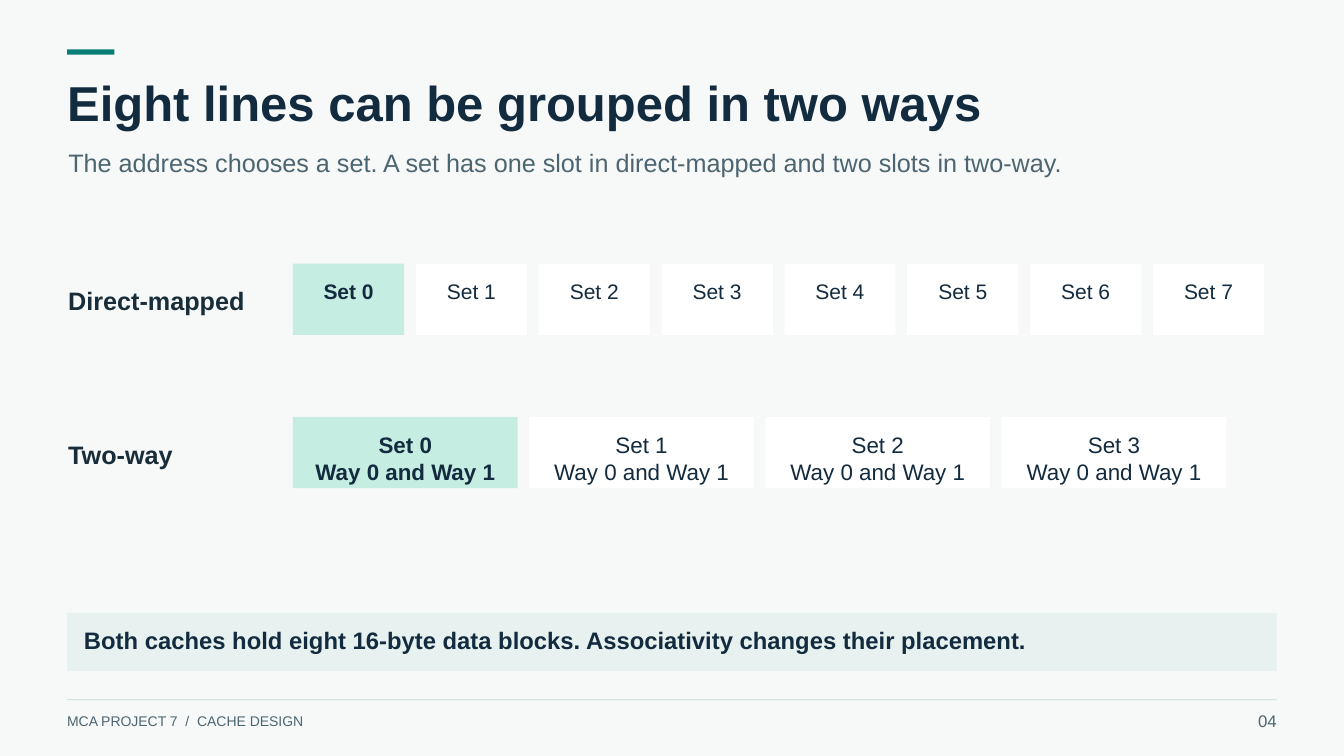
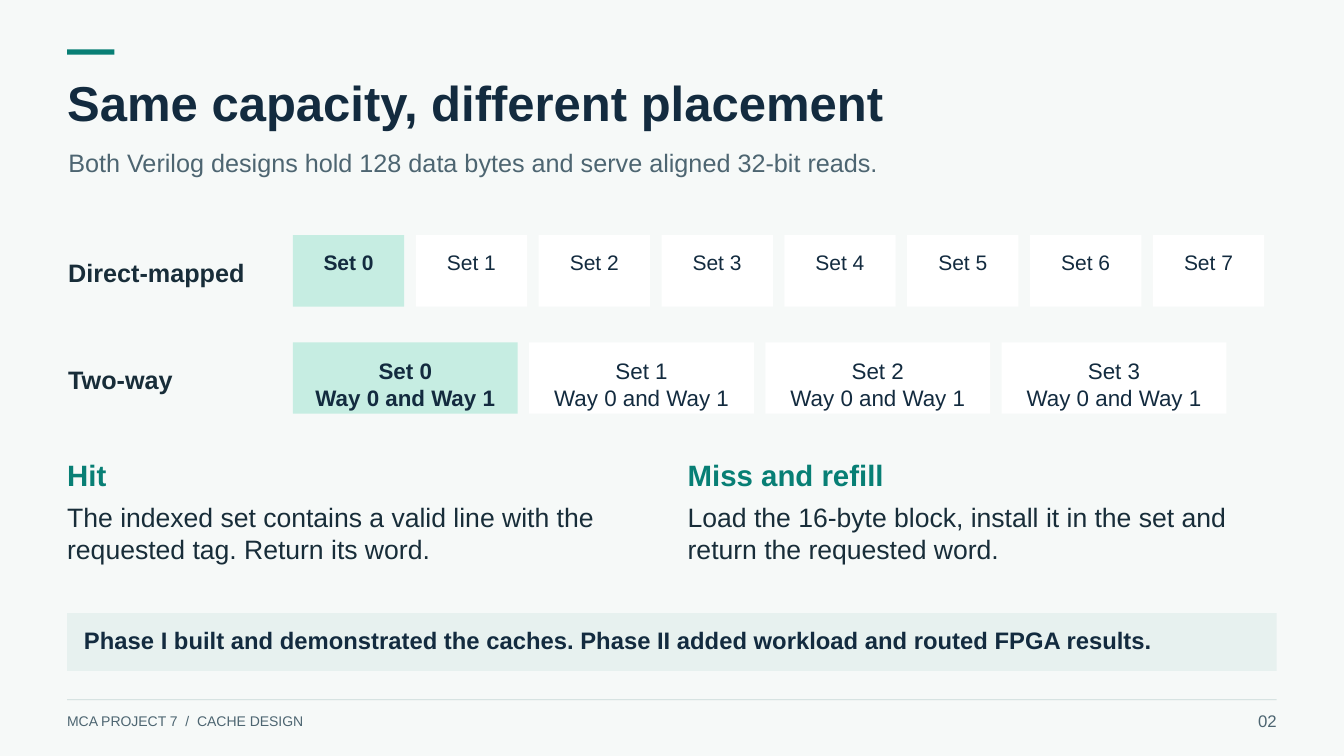
Before and after one commit to Kushal425/MCA-Project7-Team-5-1-MUX, a slide deck: slide 2 of phase2/presentation/MCA-Project7-Presentation.pptx (slide 4 before the commit). Drawn at 1344x756 pixels with LibreOffice and Linux fonts; fonts in the diff are those of the drawing. Boxes give left, top, right and bottom in pixels: in the first picture for what was removed or moved away, otherwise in the second. Text is boxed around its words. In the diff, an @@ line names an element or a change of style, - is before the commit and + after.

```diff
--- a/phase2/presentation/MCA-Project7-Presentation.pptx
+++ b/phase2/presentation/MCA-Project7-Presentation.pptx
@@ text at box(67, 85, 883, 131): text changed @@
-Eight lines can be grouped in two ways
+Same capacity, different placement
@@ text at box(68, 153, 878, 177): text changed @@
-The address chooses a set. A set has one slot in direct-mapped and two slots in two-way.
+Both Verilog designs hold 128 data bytes and serve aligned 32-bit reads.
@@ 9 texts, 8 rectangles: place and size @@
-9 texts, 8 rectangles at box(68, 263, 1264, 335)
+9 texts, 8 rectangles at box(68, 235, 1264, 307)
@@ 5 texts, 4 rectangles: place and size @@
-5 texts, 4 rectangles at box(68, 417, 1227, 489)
+5 texts, 4 rectangles at box(68, 343, 1227, 414)
@@ text added at box(67, 464, 106, 487), 21 pt, text #087F75, bold @@
+Hit
@@ text added at box(688, 464, 884, 487), 21 pt, text #087F75, bold @@
+Miss and refill
@@ text added at box(67, 507, 594, 564), 19 pt, text #182D39 @@
+The indexed set contains a valid line with the requested tag. Return its word.
@@ text added at box(688, 507, 1226, 564), 19 pt, text #182D39 @@
+Load the 16-byte block, install it in the set and return the requested word.
@@ text at box(84, 631, 1152, 650): text changed @@
-Both caches hold eight 16-byte data blocks. Associativity changes their placement.
+Phase I built and demonstrated the caches. Phase II added workload and routed FPGA results.
@@ text at box(1258, 715, 1277, 727): text changed @@
-04
+02
```
Also in this commit, not shown: 8 other slides changed, 5 slides removed.
